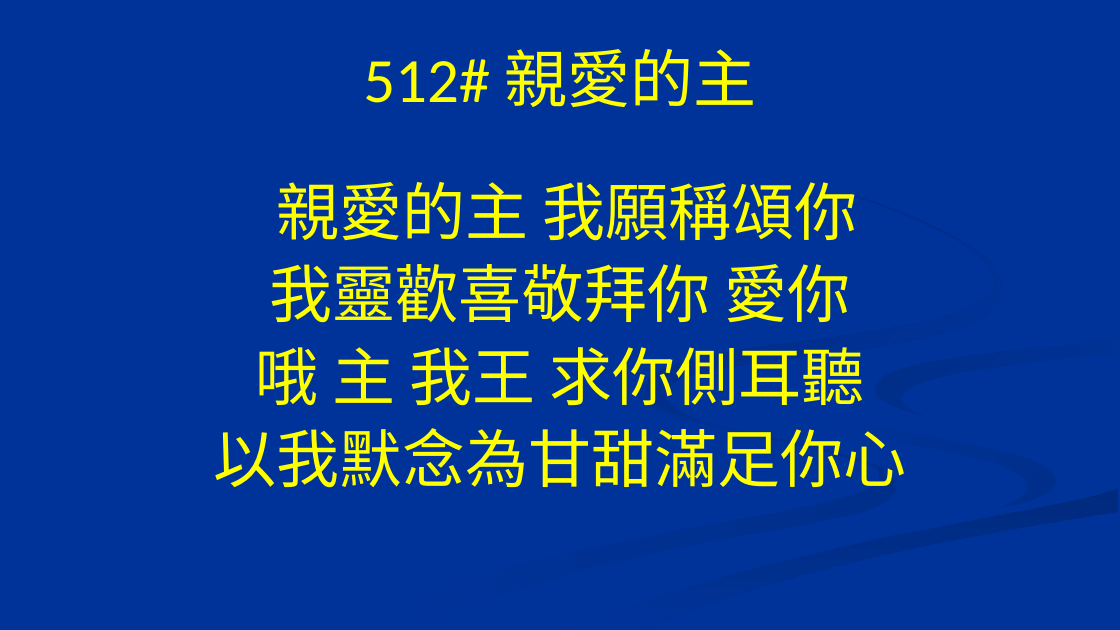
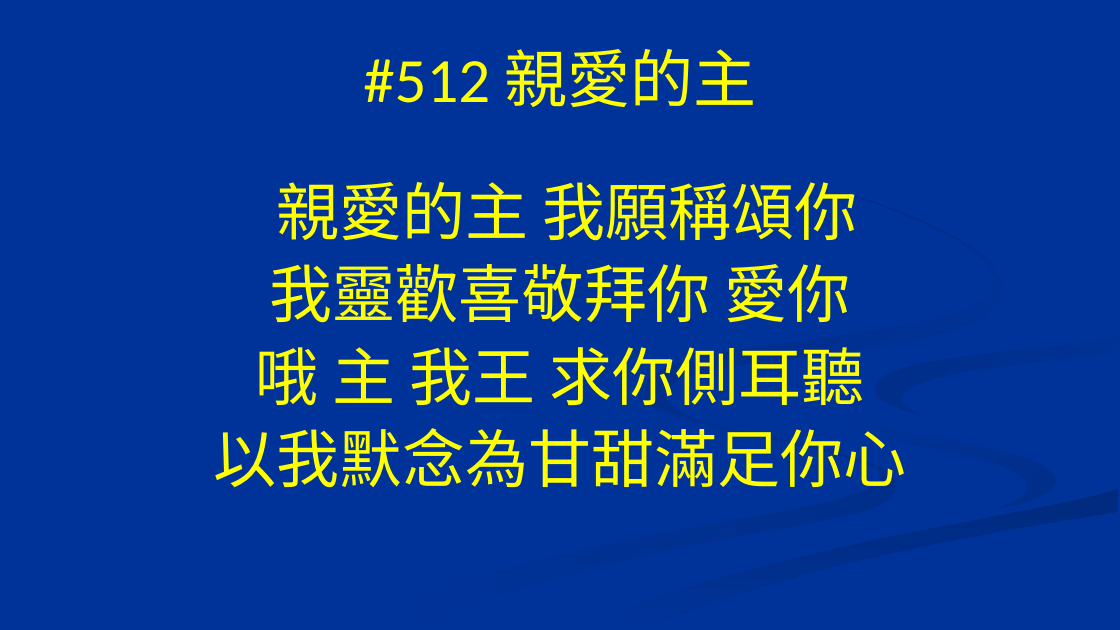
Before and after one commit to dyno/zanmei, a slide deck: slide 1 of processed/mvccc/512_親愛的主.pptx. Drawn at 1120x630 pixels with LibreOffice and Linux fonts; fonts in the diff are those of the drawing. Boxes give left, top, right and bottom in pixels: in the first picture for what was removed or moved away, otherwise in the second. Text is boxed around its words. In the diff, an @@ line names an element or a change of style, - is before the commit and + after.

```diff
--- a/processed/mvccc/512_親愛的主.pptx
+++ b/processed/mvccc/512_親愛的主.pptx
@@ title at bbox=[363, 49, 757, 107]: text changed @@
-512# 親愛的主
+#512 親愛的主
```
Also in this commit, not shown: 1 other file.
